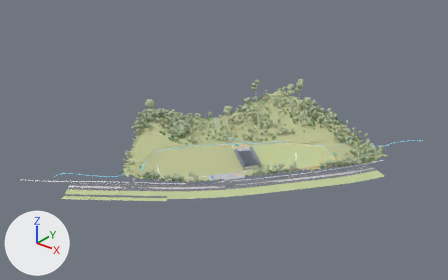
Before and after pictures for a commit that changed the glTF model KHFR_stage3_summer.glb.
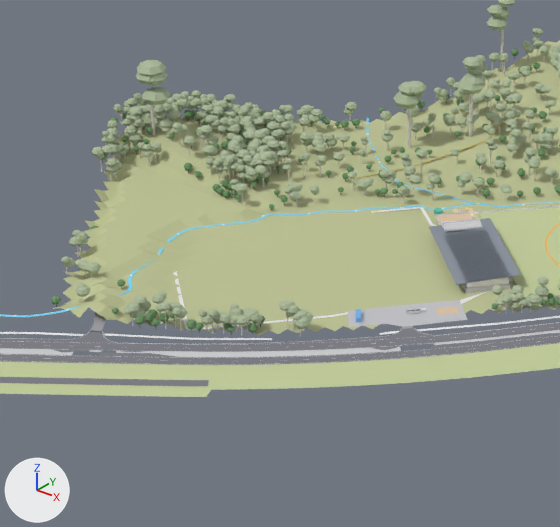
Each version appears first whole from a camera (50 mm lens) standing at (638.0, -903.0, 536.0) and looking at (-5.0, -100.0, 37.0), and next in a close-up on the part from 23% to 61% of the width and 29% to 86% of the height. Every picture has the same lights, and +X, +Y and +Z are marked at lower left. The older version's two pictures come first. Vertices at exactly the same position are counted once.

In view in the first close-up: 'Bush planting zones (euc_can)', 'Bushland forest (euc_can)', 'Bushland forest (wat_can)', 'Driveway', 'E2 car park (retained)', 'Giant eucalypts (canopies)', 'Pavilion roof (skillion)', 'Reserve terrain', 'Road reserve (far verge)', 'Swansea Rd NE-bound (surveyed both edges)', 'Swansea Rd SW-bound (2 lanes, smooth)', 'Tennis precinct bush retained (euc_can)', 'field N flatgrass' and 46 more.
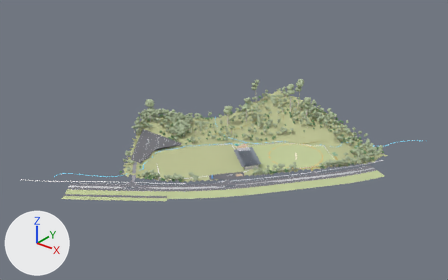
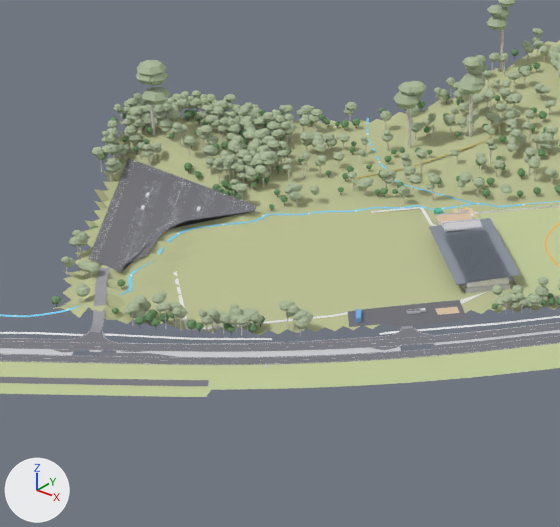
Boxes (x1, y1, x2, y2) around the edits, measured in the close-ups (560 x 527 px):
'New car park (~220)', recoloured, reshaped (not visible before)
    after: (88, 158, 257, 272)
'E2 car park (retained)', recoloured (light grey to grey)
    both: (348, 300, 468, 327)
'Driveway', reshaped
    before: (90, 312, 105, 332)
    after: (90, 268, 110, 333)

The change, as a list of edits to the scene's bpy script:
```text
Change mat_park:
    mat_park.base_color: (0.55, 0.55, 0.58) -> (0.17, 0.17, 0.19)  # light grey #c4c4c8 -> grey #737379
Change me_new_car_park___220:
    used by ob_new_car_park___220; location = (0.0, 0.0, 0.0)
    remove me_new_car_park___220.from_pydata(...)  # 19 vertices, 27 faces; spans x -205.5..-95.5, y -220.3..-112.3, z 0.0..0.1
    add me_new_car_park___220.from_pydata(...)  # 20 vertices, 36 faces; spans x -205.5..-95.5, y -220.3..-112.3, z 6.4..6.6
    me_new_car_park___220 part 1: the whole mesh is rebuilt
Change me_driveway:
    used by ob_driveway; location = (0.0, 0.0, 0.0)
    remove me_driveway.from_pydata(...)  # 182 vertices, 180 faces; spans x -114.3..-70.6, y -269.2..-220.8, z 0.1
    add me_driveway.from_pydata(...)  # 363 vertices, 361 faces; spans x -114.3..-70.6, y -269.3..-220.4, z 0.1..6.6
    me_driveway part 2: 180 vertices removed from x -114.3..-70.9, y -269.2..-220.8, z 0.1; 361 vertices added at x -114.3..-70.7, y -269.3..-220.4, z 0.1..6.6
```
